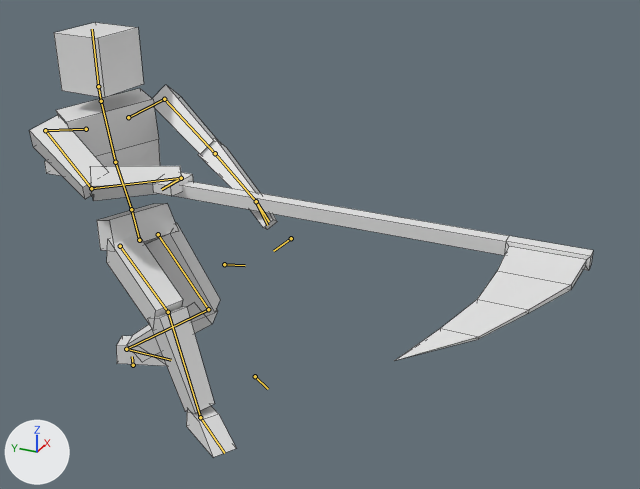
A saved change to the Blender file Player.blend.
The view is the same before and after, from a 50 mm camera at (-2.78, -2.18, 2.16) aimed at (-0.2, -1.02, 0.87). The lights are fixed; the arrows at lower left show +X, +Y and +Z. Both versions are drawn at frame 15 of the action 'Player_Attack_Left_B'; the numbers are the values there. The bones that bend it are drawn over the model as lines. Mesh edges are drawn as thin lines.

The first picture shows 'Mesh', 'Scythe'.
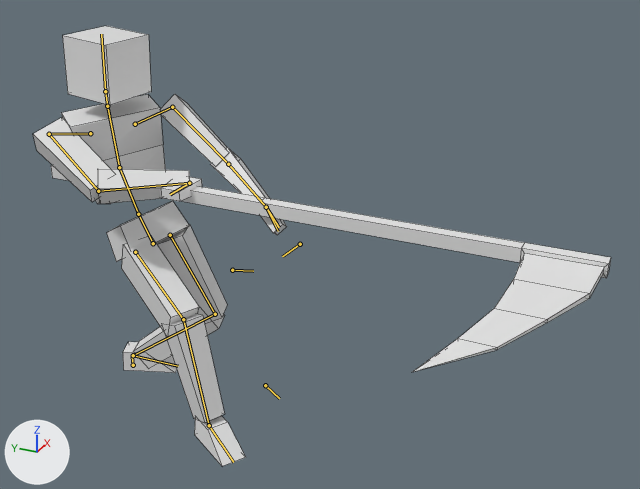
Diff of the bpy script that builds the scene:
```diff
--- a/Player.blend.py
+++ b/Player.blend.py
@@ bone_ik_hips @@
 bone_ik_hips = bpy.data.objects['Armature'].pose.bones['IK_Hips']  # child of 'Bone'
-bone_ik_hips.location = (0.042, 0.285, -0.04)
-bone_ik_hips.rotation_quaternion = (0.96, -0.156, 0.232, 0.026)  # degrees (-19, 27, -1)
+bone_ik_hips.location = (0.009, 0.285, -0.099)
+bone_ik_hips.rotation_quaternion = (0.947, -0.271, 0.172, -0.004)  # degrees (-33, 19, -6)
@@ bone_midriff @@
 bone_midriff = bpy.data.objects['Armature'].pose.bones['Midriff']  # child of 'Hips'
-bone_midriff.rotation_quaternion = (0.999, 0.03, -0.03, 0.001)  # degrees (3, -3, 0)
+bone_midriff.rotation_quaternion = (0.991, 0.12, -0.029, -0.041)  # degrees (14, -3, -5)
@@ bone_chest @@
 bone_chest = bpy.data.objects['Armature'].pose.bones['Chest']  # child of 'Midriff'
-bone_chest.rotation_quaternion = (0.988, 0.133, -0.077, 0.032)  # degrees (15, -9, 2)
+bone_chest.rotation_quaternion = (0.975, 0.165, -0.146, -0.002)  # degrees (20, -16, -3)
@@ bone_ik_hand_l @@
 bone_ik_hand_l = bpy.data.objects['Armature'].pose.bones['IK_Hand.L']  # child of 'Bone'
-bone_ik_hand_l.location = (0.693, -0.961, 0.527)
+bone_ik_hand_l.location = (0.707, -0.994, 0.583)
@@ bone_ik_foot_l @@
 bone_ik_foot_l = bpy.data.objects['Armature'].pose.bones['IK_Foot.L']  # child of 'Bone'
-bone_ik_foot_l.location = (-0.008, -0.035, -0.049)
+bone_ik_foot_l.location = (0.005, 0.022, -0.082)
@@ bone_ik_hand_r @@
 bone_ik_hand_r = bpy.data.objects['Armature'].pose.bones['IK_Hand.R']  # child of 'Bone'
-bone_ik_hand_r.location = (-0.565, -0.866, 0.233)
+bone_ik_hand_r.location = (-0.579, -0.833, 0.29)
@@ bone_ik_foot_r @@
 bone_ik_foot_r = bpy.data.objects['Armature'].pose.bones['IK_Foot.R']  # child of 'Bone'
-bone_ik_foot_r.location = (-0.118, 0.532, 0.184)
+bone_ik_foot_r.location = (-0.131, 0.589, 0.217)
```

Pixel boxes [x1, y1, x2, y2] of what changed, in the pictures (640 x 489 px):
'Mesh', posed
    before: [29, 23, 277, 457]
    after: [33, 26, 287, 466]
'Scythe', posed
    before: [44, 161, 593, 361]
    after: [51, 165, 611, 372]
bone 'Midriff', root to tip
    before: (131, 209) to (115, 162)
    after: (138, 214) to (119, 167)
bone 'Chest', root to tip
    before: (115, 162) to (101, 101)
    after: (119, 167) to (107, 106)
bone 'IK_Hand.L', root to tip
    before: (256, 201) to (269, 221)
    after: (266, 207) to (279, 227)
bone 'IK_Hand.R', root to tip
    before: (181, 178) to (161, 189)
    after: (189, 183) to (170, 194)
bone 'IK_Foot.R', root to tip
    before: (200, 417) to (224, 453)
    after: (209, 425) to (233, 462)
